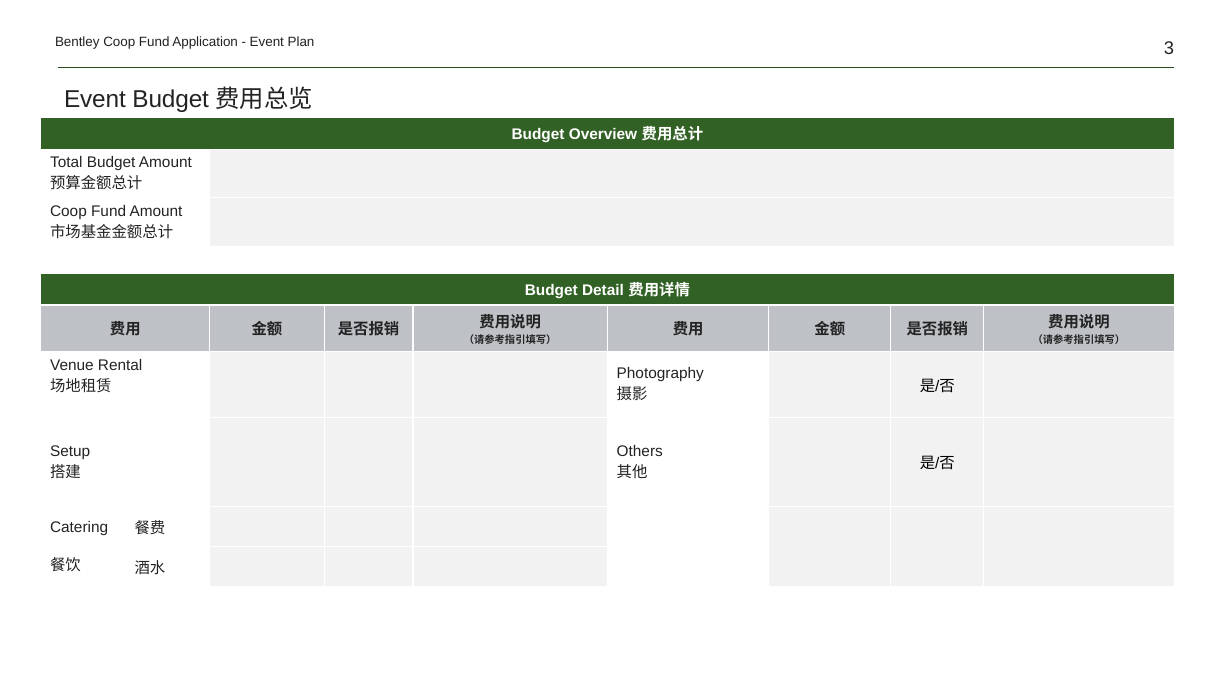
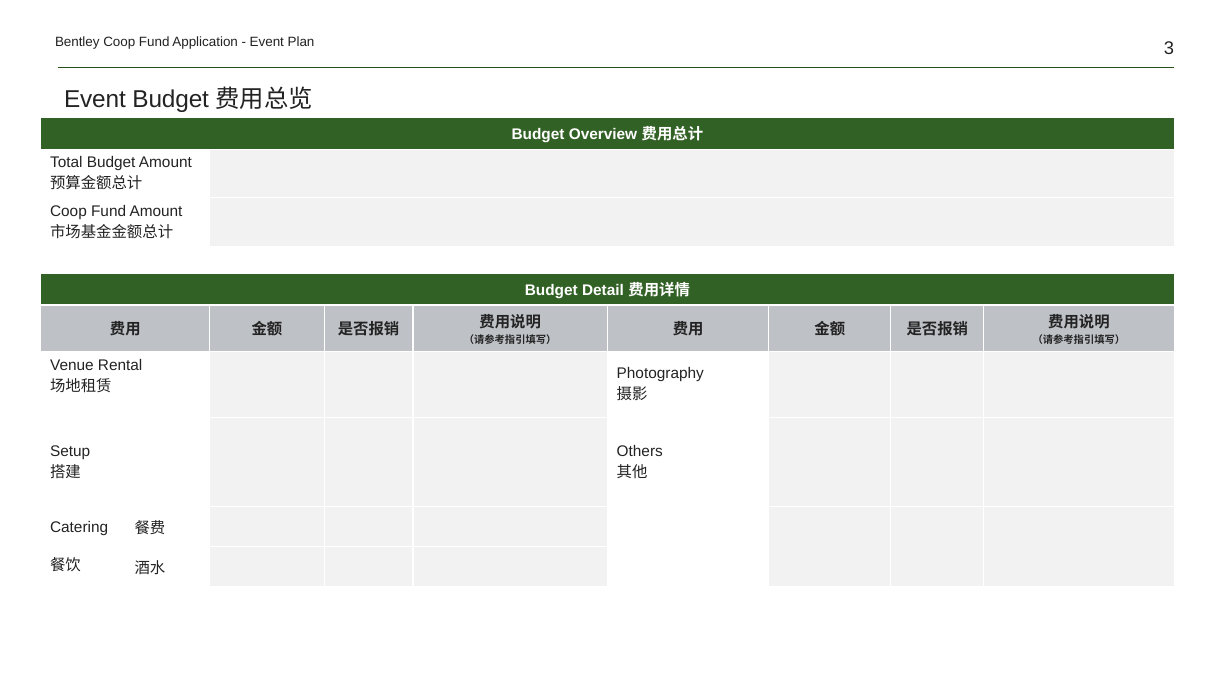
Before and after one commit to Yrtech-Tony/com.yrtech.Bentley.API.Upgrade, a slide deck: slide 3 of com.yrtech.bentleyAPI/com.yrtech.InventoryAPI/template/PlanHandOver.pptx. Drawn at 1232x693 pixels with LibreOffice and Linux fonts; fonts in the diff are those of the drawing. Boxes give left, top, right and bottom in pixels: in the first picture for what was removed or moved away, otherwise in the second. Text is boxed around its words. In the diff, an @@ line names an element or a change of style, - is before the commit and + after.

```diff
--- a/com.yrtech.bentleyAPI/com.yrtech.InventoryAPI/template/PlanHandOver.pptx
+++ b/com.yrtech.bentleyAPI/com.yrtech.InventoryAPI/template/PlanHandOver.pptx
@@ table at (x1=41, y1=117, x2=1174, y2=579) @@
-row 7, column 8: 是/否
+row 7, column 8: 
-row 8, column 8: 是/否
+row 8, column 8: 
```
Also in this commit, not shown: 1 other file.
